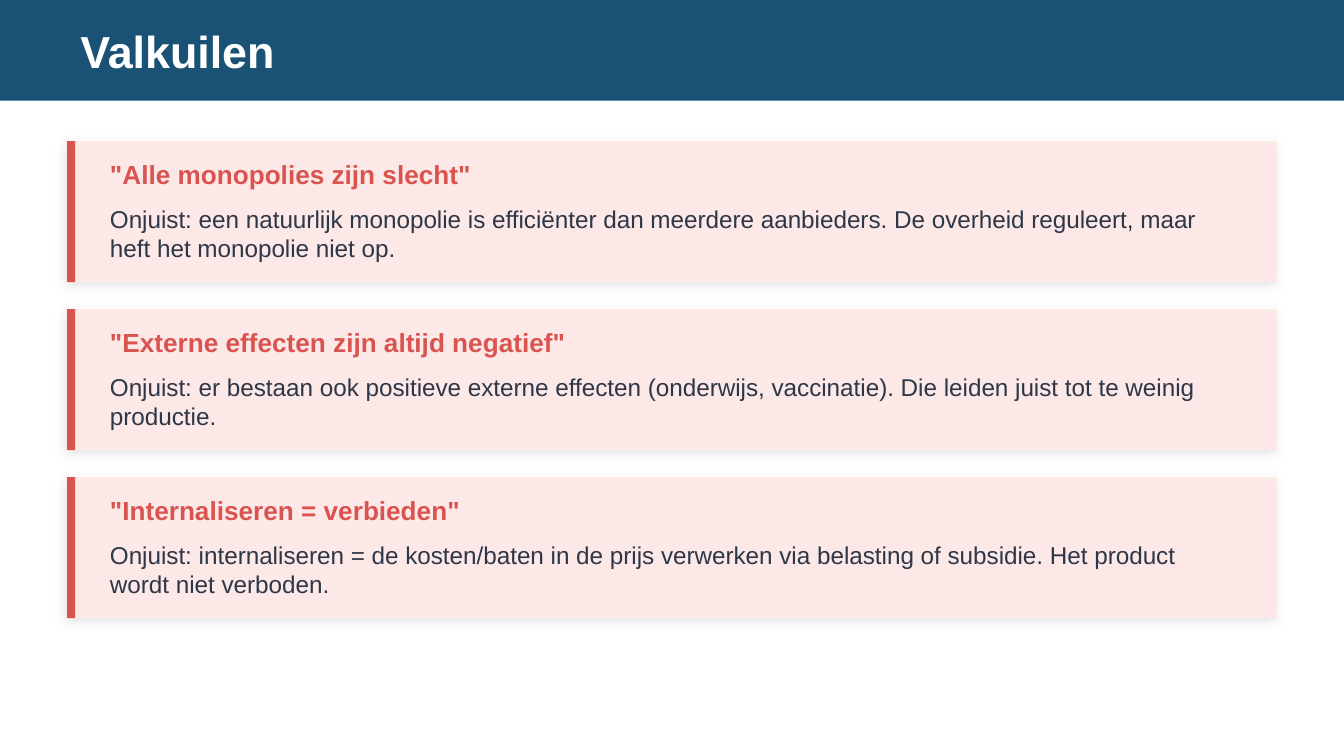
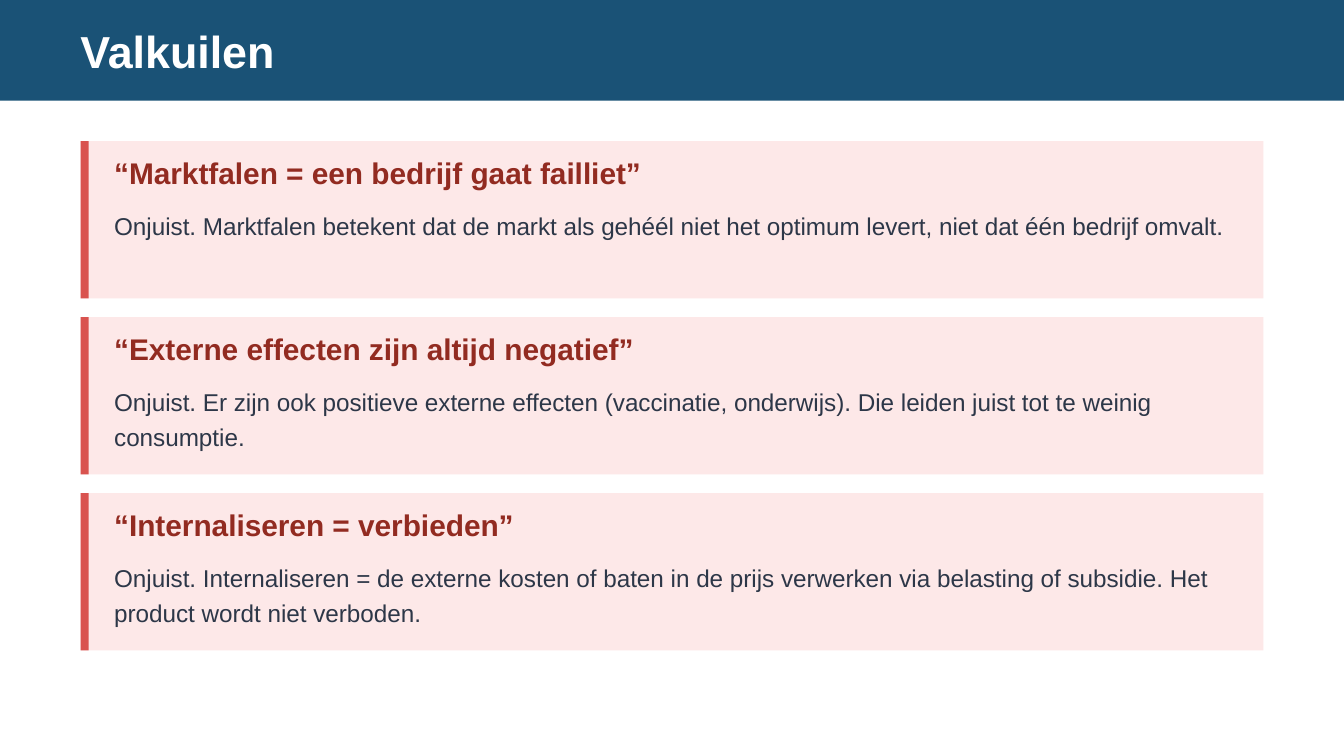
Before and after one commit to meijer1973/economie-vwo4-m3, a slide deck: slide 16 of 3.3 Hoofdstuk 3 - Overheid/3.3.1 Paragraaf 1 - De rol van de overheid/2. Leren/3.3.1 De rol van de overheid – presentatie.pptx (slide 9 before the commit). Drawn at 1344x756 pixels with LibreOffice and Linux fonts; fonts in the diff are those of the drawing. Boxes give left, top, right and bottom in pixels: in the first picture for what was removed or moved away, otherwise in the second. Text is boxed around its words. In the diff, an @@ line names an element or a change of style, - is before the commit and + after.

```diff
--- a/3.3 Hoofdstuk 3 - Overheid/3.3.1 Paragraaf 1 - De rol van de overheid/2. Leren/3.3.1 De rol van de overheid – presentatie.pptx
+++ b/3.3 Hoofdstuk 3 - Overheid/3.3.1 Paragraaf 1 - De rol van de overheid/2. Leren/3.3.1 De rol van de overheid – presentatie.pptx
@@ rectangle: place and size @@
-rectangle at [67,141,1277,282]
+rectangle at [81,141,1263,298]
@@ rectangle: place and size @@
-rectangle at [67,141,75,282]
+rectangle at [81,141,89,298]
@@ text at [114,162,641,189]: text changed; size 14 to 16 pt; text colour #D9534F to #922B21 @@
-"Alle monopolies zijn slecht"
+“Marktfalen = een bedrijf gaat failliet”
@@ text at [114,217,1223,240]: text changed @@
-Onjuist: een natuurlijk monopolie is efficiënter dan meerdere aanbieders. De overheid reguleert, maar heft het monopolie niet op.
+Onjuist. Marktfalen betekent dat de markt als gehéél niet het optimum levert, niet dat één bedrijf omvalt.
@@ rectangle: place and size @@
-rectangle at [67,309,1277,450]
+rectangle at [81,317,1263,474]
@@ rectangle: place and size @@
-rectangle at [67,309,75,450]
+rectangle at [81,317,89,474]
@@ text at [114,338,633,365]: text changed; size 14 to 16 pt; text colour #D9534F to #922B21 @@
-"Externe effecten zijn altijd negatief"
+“Externe effecten zijn altijd negatief”
@@ text at [114,393,1152,451]: text changed @@
-Onjuist: er bestaan ook positieve externe effecten (onderwijs, vaccinatie). Die leiden juist tot te weinig productie.
+Onjuist. Er zijn ook positieve externe effecten (vaccinatie, onderwijs). Die leiden juist tot te weinig consumptie.
@@ shadow off; proportions changed in 3 elements at [81,141,1263,298], [81,317,1263,474], [81,493,1263,650] @@
@@ rectangle: place and size @@
-rectangle at [67,477,1277,618]
+rectangle at [81,493,1263,650]
@@ rectangle: place and size @@
-rectangle at [67,477,75,618]
+rectangle at [81,493,89,650]
@@ text at [114,514,514,537]: text changed; size 14 to 16 pt; text colour #D9534F to #922B21 @@
-"Internaliseren = verbieden"
+“Internaliseren = verbieden”
@@ text at [114,569,1208,627]: text changed @@
-Onjuist: internaliseren = de kosten/baten in de prijs verwerken via belasting of subsidie. Het product wordt niet verboden.
+Onjuist. Internaliseren = de externe kosten of baten in de prijs verwerken via belasting of subsidie. Het product wordt niet verboden.
```
Also in this commit, not shown: 1 other slide changed, 14 slides added, 7 slides removed, 7 other files.
